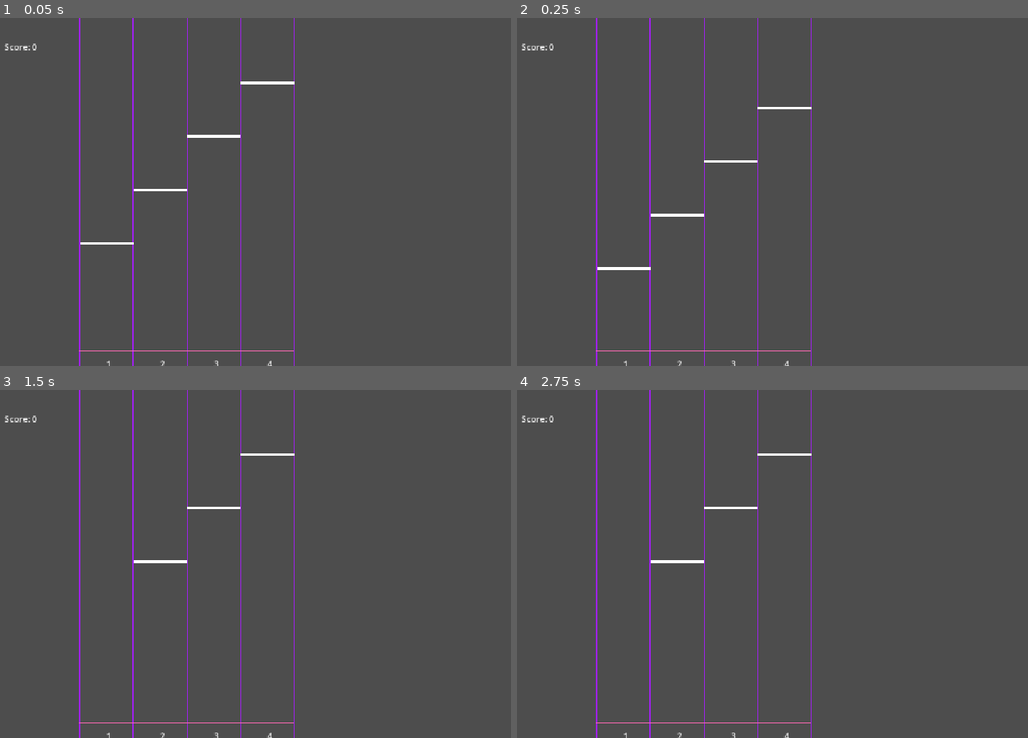
Above: before the commit, frames 1-4 (two rows, left to right).
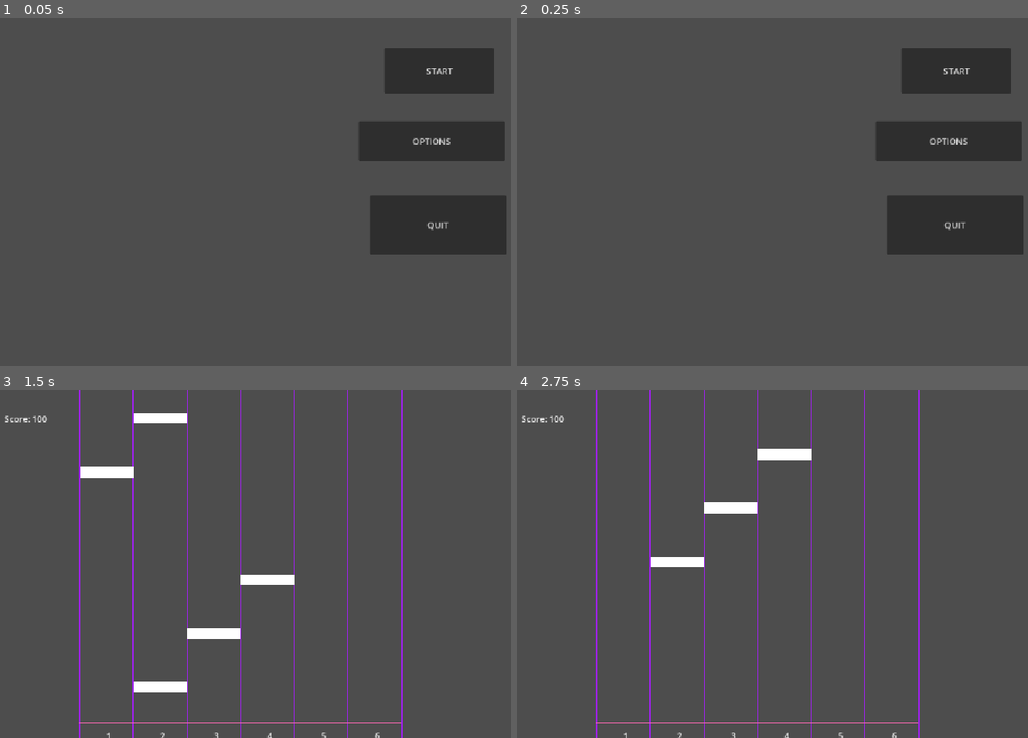
Above: after the commit, the same moments.

Repository: awesomesauce4646/rhythm-game
Game: Godot game, scene res://main_menu.tscn
Two runs of this game, one before a commit and one after it. Both use one fixed random seed, a clock stepped at 60 frames per second and the inputs below. Before the commit the project starts from res://main.tscn. Sound files missing from this copy of the repository are replaced by a short silence.
Inputs (mouse positions are in pixels of both pictures, inside the frame that each line leads up to):
- Up to frame 1 (0.05 s): no input
- Up to frame 2 (0.25 s): no input
- Up to frame 3 (1.5 s): click (429, 511) at 0.5 s, where only the run after the commit has a clickable "OPTIONS"; tap Enter at 1.25 s; move the mouse to (419, 546) at 1.27 s; hold Z (1, bound only after the commit) from 1.28 s (still down); click (419, 546) at 1.42 s
- Up to frame 4 (2.75 s): tap Left (1, bound only before the commit) at 1.55, 2.1 s; tap Space at 2 s; move the mouse to (675, 581) at 2.02 s; release Z (1, bound only after the commit) at 2.03 s; click (675, 581) at 2.17 s; tap X (2, bound only after the commit) at 2.3 s

The runs differ from the first frame. In frame 1, 12% of the frame differs, in the area x 0-100%, y 0-100%; in frame 2, 12%; in frame 3, 2.4%; in frame 4, 1.3%.

Commit message:
basic menu screen

Diff:
--- a/main.gd
+++ b/chart.gd
@@ -3,7 +3,9 @@
 	[2, 7],
 	[3, 8],
 	[4, 9],
-	[5, 10]
+	[5, 10],
+	[13, 18],
+	[19, 20]
 ]
 var score := 0
 
@@ -15,7 +17,7 @@
 # Called every frame. 'delta' is the elapsed time since the previous frame.
 func _process(delta: float) -> void:
 	queue_redraw()
-	for i in 4:
+	for i in 6:
 		var lane = notes[i]
 		while not lane.is_empty():
 			var note = lane[0]
@@ -27,23 +29,23 @@
 
 
 func _draw() -> void:
-	for i in 5:
+	for i in 7:
 		var start = Vector2(100 * i + 200, 0)
 		var end = Vector2(100 * i + 200, 720)
 		draw_line(start, end, Color.PURPLE)
-		if i < 4:
+		if i < 6:
 			var label_pos = Vector2(100 * (i+0.5) + 200, 620 + 30)
 			draw_string(ThemeDB.fallback_font, label_pos, str(i+1), HORIZONTAL_ALIGNMENT_CENTER)
 
 	var judge_start = Vector2(200, 620)
-	var judge_end = Vector2(100 * 4 + 200, 620)
+	var judge_end = Vector2(100 * 6 + 200, 620)
 	draw_line(judge_start, judge_end, Color.HOT_PINK)
-	for i in 4:
+	for i in 6:
 		for note in notes[i]:
 			var y = 620 + 100 * ($Conductor.beat - note)
 			var start = Vector2(100 * i + 200, y)
 			var end = Vector2(100 * (i+1) + 200, y)
-			draw_line(start, end, Color.WHITE, 5)
+			draw_line(start, end, Color.WHITE, 20)
 
 	draw_string(ThemeDB.fallback_font, Vector2(60, 60), "Score: " + str(score))
 
@@ -56,6 +58,10 @@
 			_handle_lane_press(2)
 		elif event.is_action_pressed("4"):
 			_handle_lane_press(3)
+		elif event.is_action_pressed("5"):
+			_handle_lane_press(4)
+		elif event.is_action_pressed("6"):
+			_handle_lane_press(5)
 
 
 func _handle_lane_press(lane: int) -> void:
@@ -64,6 +70,9 @@
 		return
 	var note = lane_notes[0]
 
-	if abs($Conductor.beat - note) < 0.5:
+	if abs($Conductor.beat - note) < .6 && abs($Conductor.beat - note) > .200:
 		lane_notes.pop_front()
-		score+= 1
+		score+= 100
+	elif abs($Conductor.beat - note) < .200:
+		lane_notes.pop_front()
+		score += 250
--- a/main.tscn
+++ /dev/null
@@ -1,14 +0,0 @@
-[gd_scene format=3 uid="uid://cti3bw8is5x5c"]
-
-[ext_resource type="AudioStream" uid="uid://dc8mve573bhgp" path="res://D_N_A _ 25時、ナイトコードで。 × 鏡音リン 4.mp3" id="1_0xm2m"]
-[ext_resource type="Script" uid="uid://b3njo814pjgt7" path="res://main.gd" id="1_h2yge"]
-[ext_resource type="Script" uid="uid://67w3g2x5hgok" path="res://conductor.gd" id="2_h2yge"]
-
-[node name="Node2D" type="Node2D" unique_id=1655479819]
-script = ExtResource("1_h2yge")
-
-[node name="Conductor" type="AudioStreamPlayer" parent="." unique_id=314652352]
-stream = ExtResource("1_0xm2m")
-volume_db = -32.606
-autoplay = true
-script = ExtResource("2_h2yge")
--- /dev/null
+++ b/main_menu.gd
@@ -0,0 +1,15 @@
+extends Node2D
+
+
+
+func _on_start_pressed() -> void:
+	get_tree().change_scene_to_file("res://song.tscn")
+
+func _on_options_pressed() -> void:
+	get_tree().change_scene_to_file("res://song.tscn")
+
+
+
+
+func _on_quit_pressed() -> void:
+	get_tree().quit()
--- /dev/null
+++ b/main_menu.tscn
@@ -0,0 +1,55 @@
+[gd_scene format=3 uid="uid://b4mso2eu5ge76"]
+
+[ext_resource type="Script" uid="uid://d2rmidvlr8vf0" path="res://main_menu.gd" id="1_06t4h"]
+
+[node name="Main Menu" type="Node2D" unique_id=724444892]
+script = ExtResource("1_06t4h")
+
+[node name="Button_Manager" type="Control" parent="." unique_id=2023907550]
+layout_mode = 3
+anchors_preset = 0
+offset_right = 40.0
+offset_bottom = 40.0
+
+[node name="Start" type="Button" parent="Button_Manager" unique_id=649330698]
+layout_mode = 1
+anchors_preset = -1
+anchor_left = 21.750002
+anchor_top = 2.4620001
+anchor_right = 21.750002
+anchor_bottom = 2.4620001
+offset_left = -102.00006
+offset_top = -42.480003
+offset_right = 101.99994
+offset_bottom = 42.519997
+text = "START"
+
+[node name="Options" type="Button" parent="Button_Manager" unique_id=810239742]
+layout_mode = 1
+anchors_preset = -1
+anchor_left = 21.400002
+anchor_top = 5.7370005
+anchor_right = 21.400002
+anchor_bottom = 5.7370005
+offset_left = -136.00006
+offset_top = -37.48001
+offset_right = 135.99994
+offset_bottom = 37.51999
+text = "OPTIONS"
+
+[node name="Quit" type="Button" parent="Button_Manager" unique_id=1265415713]
+layout_mode = 1
+anchors_preset = -1
+anchor_left = 21.7
+anchor_top = 9.637
+anchor_right = 21.7
+anchor_bottom = 9.637
+offset_left = -127.0
+offset_top = -55.48001
+offset_right = 127.0
+offset_bottom = 55.51999
+text = "QUIT"
+
+[connection signal="pressed" from="Button_Manager/Start" to="." method="_on_start_pressed"]
+[connection signal="pressed" from="Button_Manager/Options" to="." method="_on_options_pressed"]
+[connection signal="pressed" from="Button_Manager/Quit" to="." method="_on_quit_pressed"]
--- /dev/null
+++ b/menu.gd
@@ -0,0 +1,12 @@
+extends Node2D
+
+
+
+func _on_start_pressed():
+	get_tree().change_scene_to_file("res://main.tscn")
+
+func _on_options_pressed():
+	pass
+
+func _on_quit_pressed():
+	pass
--- a/project.godot
+++ b/project.godot
@@ -11,7 +11,7 @@
 [application]
 
 config/name="rhythm game"
-run/main_scene="uid://cti3bw8is5x5c"
+run/main_scene="uid://b4mso2eu5ge76"
 config/features=PackedStringArray("4.6", "GL Compatibility")
 config/icon="res://icon.svg"
 
@@ -27,22 +27,37 @@
 
 1={
 "deadzone": 0.2,
-"events": [Object(InputEventKey,"resource_local_to_scene":fa …(140 unchanged characters)… d":false,"keycode":0,"physical_keycode":4194319,"key_label":0,"unicode":0,"location":0,"echo":false,"script":null)
+"events": [Object(InputEventKey,"resource_local_to_scene":fa …(140 unchanged characters)… d":false,"keycode":0,"physical_keycode":90,"key_label":0,"unicode":122,"location":0,"echo":false,"script":null)
+, Object(InputEventKey,"resource_local_to_scene":false,"resource_name":"","device":-1,"window_id":0,"alt_pressed":false,"shift_pressed":false,"ctrl_pressed":false,"meta_pressed":false,"pressed":false,"keycode":0,"physical_keycode":83,"key_label":0,"unicode":115,"location":0,"echo":false,"script":null)
 ]
 }
 2={
 "deadzone": 0.2,
-"events": [Object(InputEventKey,"resource_local_to_scene":fa …(140 unchanged characters)… d":false,"keycode":0,"physical_keycode":4194322,"key_label":0,"unicode":0,"location":0,"echo":false,"script":null)
+"events": [Object(InputEventKey,"resource_local_to_scene":fa …(140 unchanged characters)… d":false,"keycode":0,"physical_keycode":88,"key_label":0,"unicode":120,"location":0,"echo":false,"script":null)
+, Object(InputEventKey,"resource_local_to_scene":false,"resource_name":"","device":-1,"window_id":0,"alt_pressed":false,"shift_pressed":false,"ctrl_pressed":false,"meta_pressed":false,"pressed":false,"keycode":0,"physical_keycode":68,"key_label":0,"unicode":100,"location":0,"echo":false,"script":null)
 ]
 }
 3={
 "deadzone": 0.2,
-"events": [Object(InputEventKey,"resource_local_to_scene":fa …(140 unchanged characters)… d":false,"keycode":0,"physical_keycode":4194320,"key_label":0,"unicode":0,"location":0,"echo":false,"script":null)
+"events": [Object(InputEventKey,"resource_local_to_scene":fa …(140 unchanged characters)… d":false,"keycode":0,"physical_keycode":67,"key_label":0,"unicode":99,"location":0,"echo":false,"script":null)
+, Object(InputEventKey,"resource_local_to_scene":false,"resource_name":"","device":-1,"window_id":0,"alt_pressed":false,"shift_pressed":false,"ctrl_pressed":false,"meta_pressed":false,"pressed":false,"keycode":0,"physical_keycode":70,"key_label":0,"unicode":102,"location":0,"echo":false,"script":null)
 ]
 }
 4={
 "deadzone": 0.2,
-"events": [Object(InputEventKey,"resource_local_to_scene":fa …(144 unchanged characters)… alse,"keycode":0,"physical_keycode":4194321,"key_label":0,"unicode":0,"location":0,"echo":false,"script":null)
+"events": [Object(InputEventKey,"resource_local_to_scene":fa …(144 unchanged characters)… alse,"keycode":0,"physical_keycode":4194439,"key_label":0,"unicode":49,"location":0,"echo":false,"script":null)
+, Object(InputEventKey,"resource_local_to_scene":false,"resource_name":"","device":-1,"window_id":0,"alt_pressed":false,"shift_pressed":false,"ctrl_pressed":false,"meta_pressed":false,"pressed":false,"keycode":0,"physical_keycode":74,"key_label":0,"unicode":106,"location":0,"echo":false,"script":null)
+]
+}
+5={
+"deadzone": 0.2,
+"events": [Object(InputEventKey,"resource_local_to_scene":false,"resource_name":"","device":-1,"window_id":0,"alt_pressed":false,"shift_pressed":false,"ctrl_pressed":false,"meta_pressed":false,"pressed":false,"keycode":0,"physical_keycode":4194440,"key_label":0,"unicode":50,"location":0,"echo":false,"script":null)
+, Object(InputEventKey,"resource_local_to_scene":false,"resource_name":"","device":-1,"window_id":0,"alt_pressed":false,"shift_pressed":false,"ctrl_pressed":false,"meta_pressed":false,"pressed":false,"keycode":0,"physical_keycode":75,"key_label":0,"unicode":107,"location":0,"echo":false,"script":null)
+]
+}
+6={
+"deadzone": 0.2,
+"events": [Object(InputEventKey,"resource_local_to_scene":false,"resource_name":"","device":-1,"window_id":0,"alt_pressed":false,"shift_pressed":false,"ctrl_pressed":false,"meta_pressed":false,"pressed":false,"keycode":0,"physical_keycode":4194441,"key_label":0,"unicode":51,"location":0,"echo":false,"script":null)
 ]
 }
 
--- /dev/null
+++ b/song.tscn
@@ -0,0 +1,14 @@
+[gd_scene format=3 uid="uid://cti3bw8is5x5c"]
+
+[ext_resource type="Script" uid="uid://b3njo814pjgt7" path="res://chart.gd" id="1_dfoeh"]
+[ext_resource type="AudioStream" uid="uid://dc8mve573bhgp" path="res://D_N_A _ 25時、ナイトコードで。 × 鏡音リン 4.mp3" id="2_7oxp5"]
+[ext_resource type="Script" uid="uid://67w3g2x5hgok" path="res://conductor.gd" id="3_bsgdk"]
+
+[node name="Node2D" type="Node2D" unique_id=1655479819]
+script = ExtResource("1_dfoeh")
+
+[node name="Conductor" type="AudioStreamPlayer" parent="." unique_id=314652352]
+stream = ExtResource("2_7oxp5")
+volume_db = -32.606
+autoplay = true
+script = ExtResource("3_bsgdk")
Renamed: main.gd.uid -> chart.gd.uid
Not shown, added: main_menu.gd.uid
Not shown, added: menu.gd.uid
Binary file added: richard-horvath-_nWaeTF6qo0-unsplash.jpg
Not shown, added: richard-horvath-_nWaeTF6qo0-unsplash.jpg.import
Not shown, changed: .gitignore
Not shown, changed: README.md
